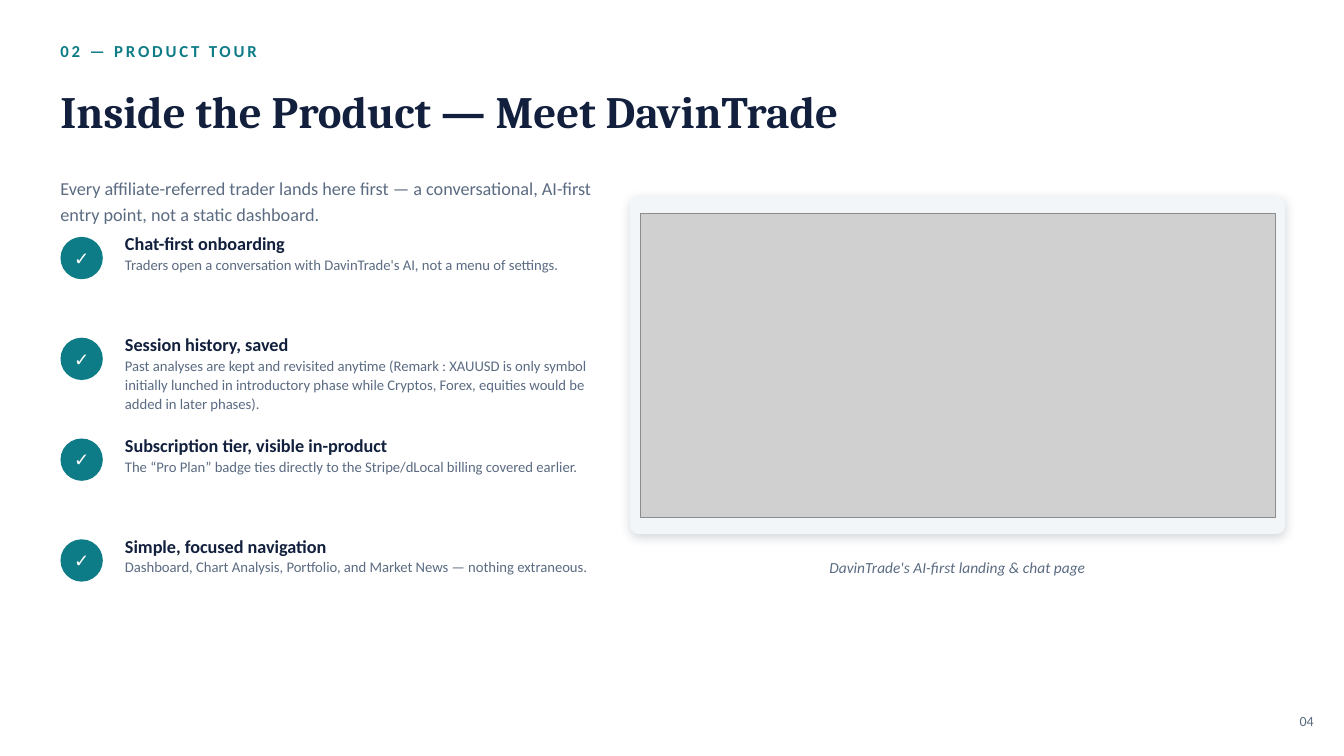
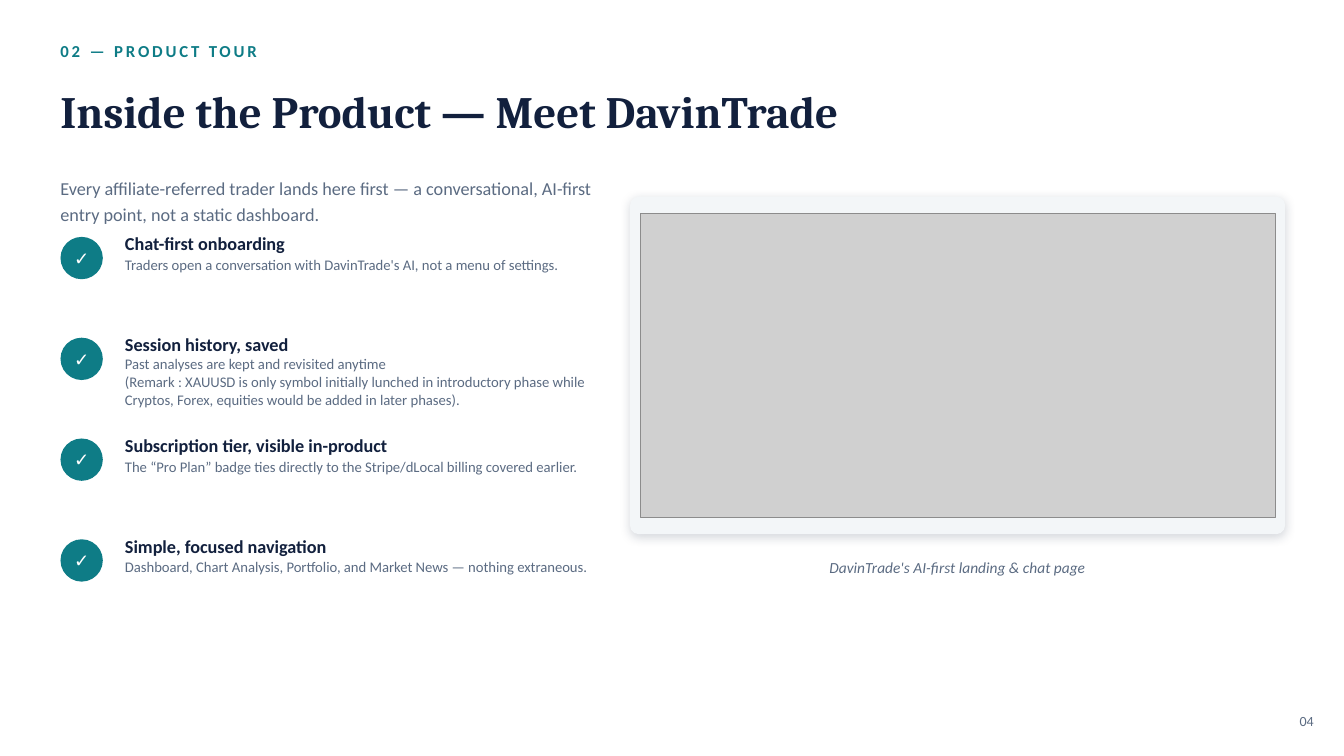
Before and after one commit to ripper7375/trading-alerts-saas-public, a slide deck: slide 4 of docs/riskworks-presentation-deck/DavinTrade-Rise-Partnership-Proposal_v2.pptx. Drawn at 1344x756 pixels with LibreOffice and Linux fonts; fonts in the diff are those of the drawing; grey boxes stand for pictures. Boxes give left, top, right and bottom in pixels: in the first picture for what was removed or moved away, otherwise in the second. Text is boxed around its words. In the diff, an @@ line names an element or a change of style, - is before the commit and + after.

```diff
--- a/docs/riskworks-presentation-deck/DavinTrade-Rise-Partnership-Proposal_v2.pptx
+++ b/docs/riskworks-presentation-deck/DavinTrade-Rise-Partnership-Proposal_v2.pptx
@@ text at (125, 359, 585, 408): text changed @@
-Past analyses are kept and revisited anytime (Remark : XAUUSD is only symbol initially lunched in introductory phase while Cryptos, Forex, equities would be added in later phases).
+Past analyses are kept and revisited anytime
+(Remark : XAUUSD is only symbol initially lunched in introductory phase while Cryptos, Forex, equities would be added in later phases).
```
Also in this commit, not shown: 7 other slides changed, 13 other files.
